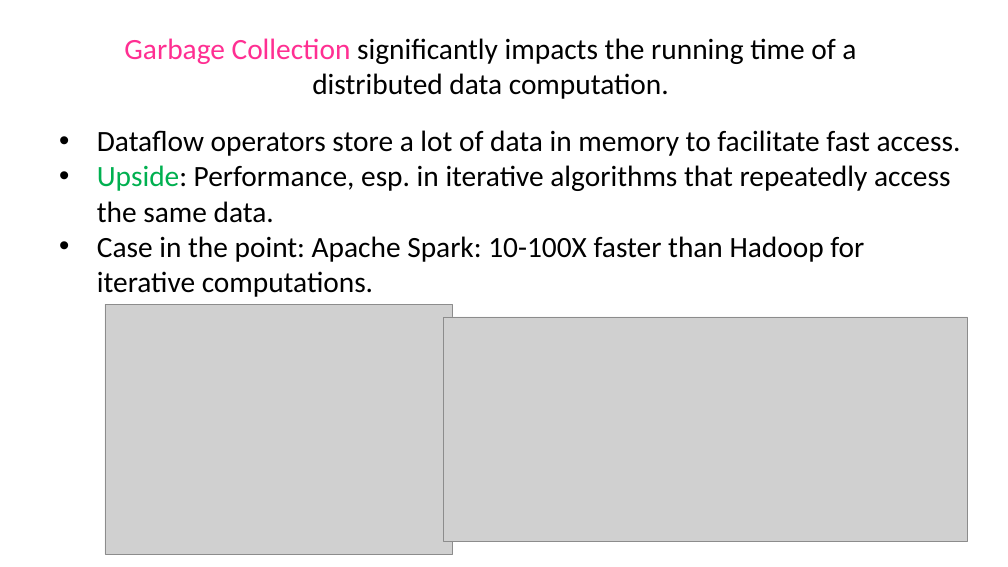
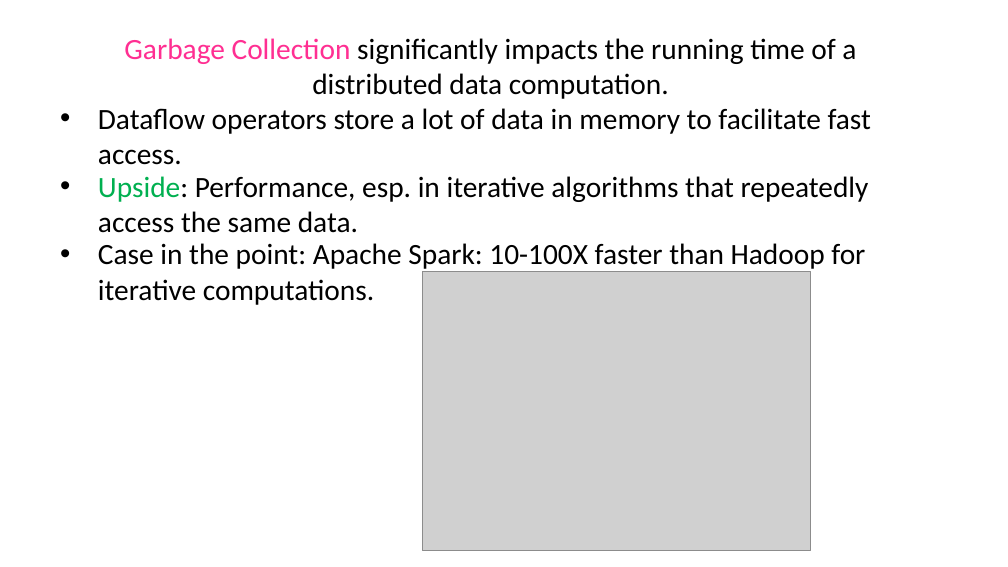
Before and after one commit to gowthamk/gowthamk.github.io, a slide deck: slide 7 of docs/ECOOP18.pptx. Drawn at 1008x567 pixels with LibreOffice and Linux fonts; fonts in the diff are those of the drawing; grey boxes stand for pictures. Boxes give left, top, right and bottom in pixels: in the first picture for what was removed or moved away, otherwise in the second. Text is boxed around its words. In the diff, an @@ line names an element or a change of style, - is before the commit and + after.

```diff
--- a/docs/ECOOP18.pptx
+++ b/docs/ECOOP18.pptx
@@ text added at bbox=[98, 108, 871, 165], 28 pt, text #000000 @@
+• Dataflow operators store a lot of data in memory to facilitate fast access.
@@ text at bbox=[97, 130, 961, 223]: paragraphs removed @@
-• Dataflow operators store a lot of data in memory to facilitate fast access.
-• Upside: Performance, esp. in iterative algorithms that repeatedly access the same data.
@@ text added at bbox=[98, 176, 869, 233], 28 pt, text #000000 @@
+• Upside: Performance, esp. in iterative algorithms that repeatedly access the same data.
@@ text "Case in the point: Apache ...": place and size @@
-text "Case in the point: Apache ..." at bbox=[97, 130, 961, 297]
+text "Case in the point: Apache ..." at bbox=[98, 243, 865, 305]
@@ picture: place and size @@
-picture at bbox=[105, 304, 453, 554]
+picture at bbox=[422, 271, 811, 551]
@@ picture removed at bbox=[444, 317, 968, 541] @@
```
Also in this commit, not shown: 7 other slides changed, 4 slides added, 1 slide removed.
